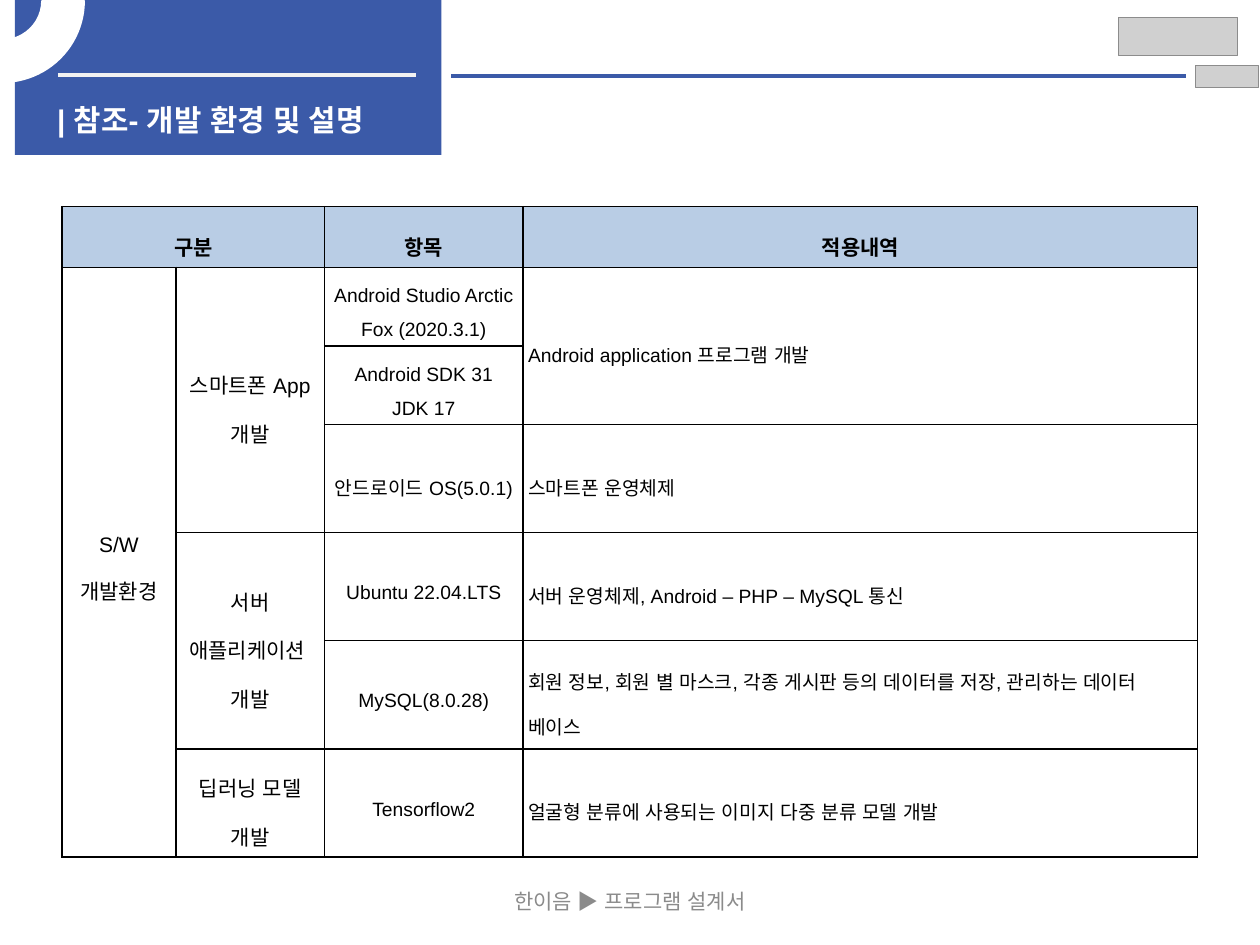
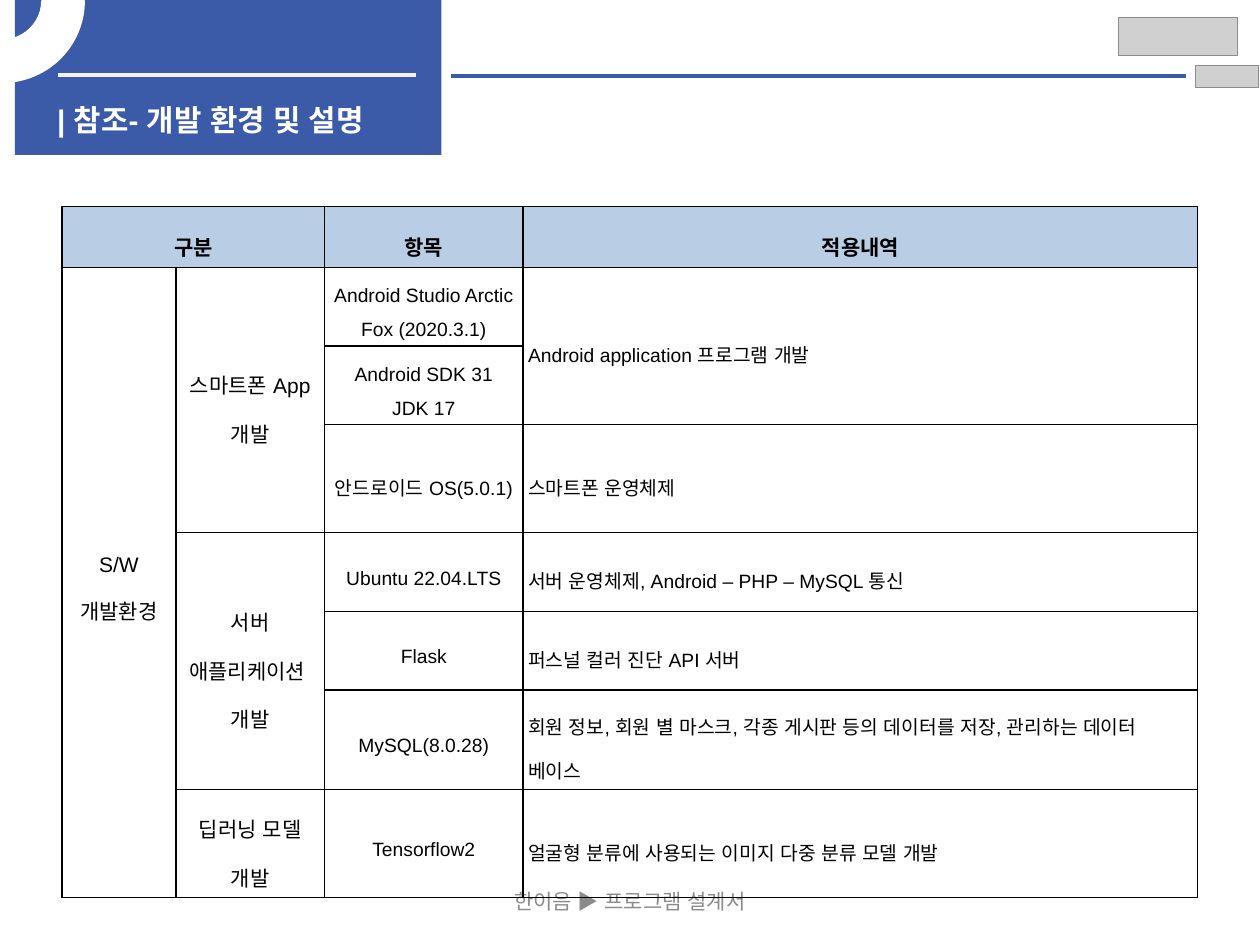
Before and after one commit to longBright/Hanium_Prj, a slide deck: slide 34 of 01_Documents/01_보고서/05_개발보고(2차)/SW개발_HW제작설계서_일반_2차초안.pptx. Drawn at 1260x945 pixels with LibreOffice and Linux fonts; fonts in the diff are those of the drawing; grey boxes stand for pictures. Boxes give left, top, right and bottom in pixels: in the first picture for what was removed or moved away, otherwise in the second. Text is boxed around its words. In the diff, an @@ line names an element or a change of style, - is before the commit and + after.

```diff
--- a/01_Documents/01_보고서/05_개발보고(2차)/SW개발_HW제작설계서_일반_2차초안.pptx
+++ b/01_Documents/01_보고서/05_개발보고(2차)/SW개발_HW제작설계서_일반_2차초안.pptx
@@ table at bbox=[62, 207, 1196, 892] @@
+row 6:  |  | Flask | 퍼스널 컬러 진단 API 서버
```
Also in this commit, not shown: 1 other file.
